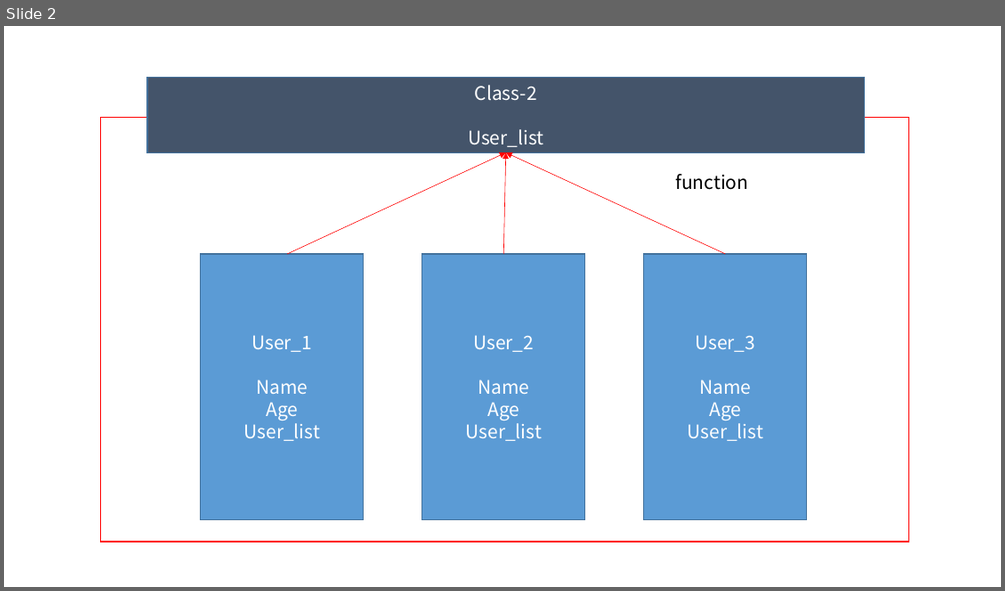
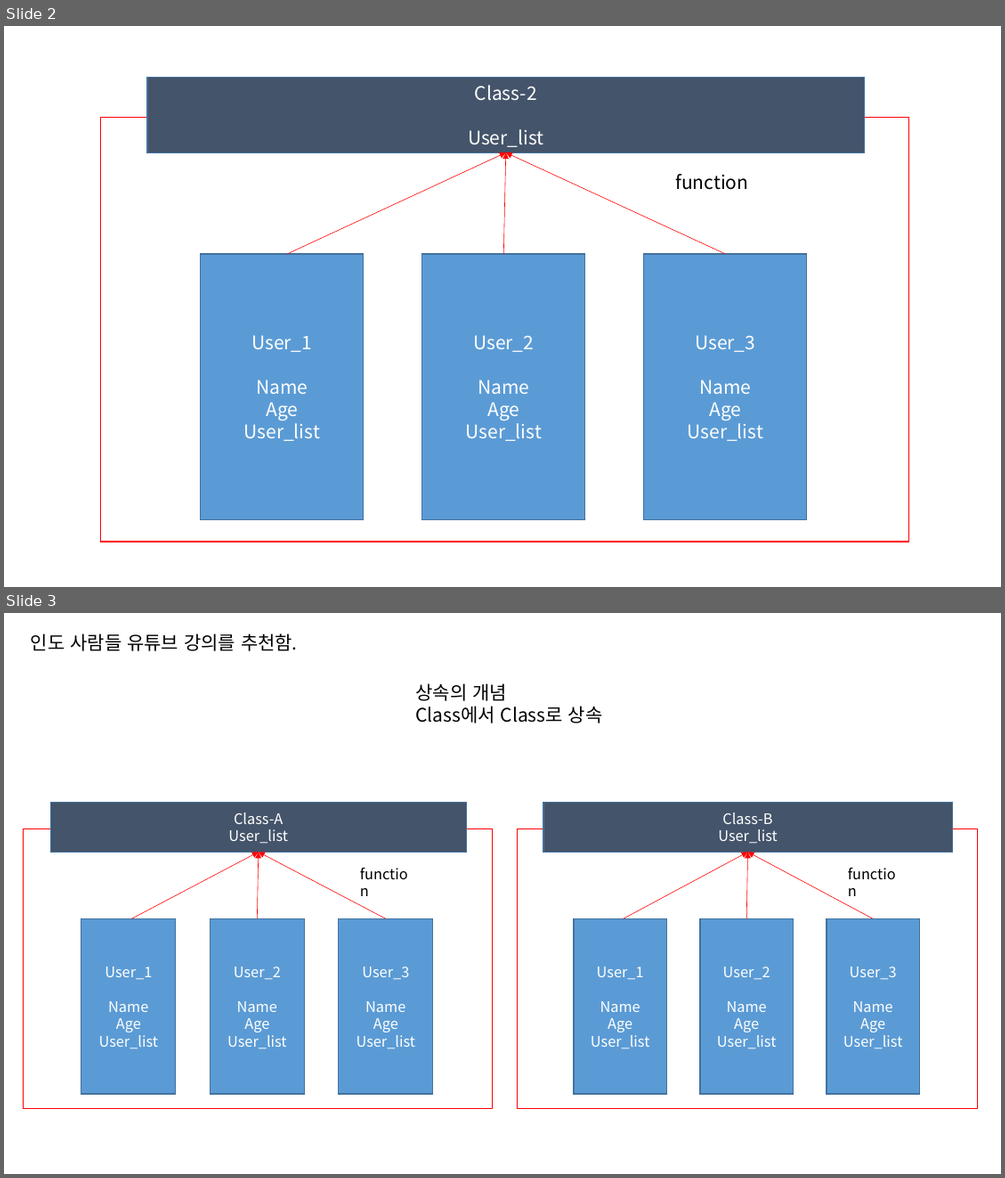
Before and after one commit to olA1ol/learning_data, a slide deck: 240127/class__.pptx. Shown one above the other, each under a label of ours: slide 2 before the commit, slides 2 and 3 after it. The pictures are 1005x591 and 1005x1178 pixels, drawn with LibreOffice and Linux fonts; fonts in the diff are those of the drawing. Boxes give left, top, right and bottom in pixels: in the first picture for what was removed or moved away, otherwise in the second. Text is boxed around its words. In the diff, an @@ line names an element or a change of style, - is before the commit and + after.

```diff
--- a/240127/class__.pptx
+++ b/240127/class__.pptx
@@ slide 3 added at (4,613,1001,1174), background #FFFFFF @@
@@ text added at (31,633,298,651), 18 pt, text #000000 @@
+인도 사람들 유튜브 강의를 추천함.
@@ text added at (415,683,603,723), 18 pt, text #000000 @@
+상속의 개념
+Class에서 Class로 상속
@@ group added at (24,803,493,1109): 5 rectangles, 3 arrows, 1 text @@
+Class-A
+User_list
+User_1
+Name
+Age
+User_list
+User_2
+Name
+Age
+User_list
+User_3
+Name
+Age
+User_list
+function
@@ group added at (517,803,978,1109): 5 rectangles, 3 arrows, 1 text @@
+Class-B
+User_list
+User_1
+Name
+Age
+User_list
+User_2
+Name
+Age
+User_list
+User_3
+Name
+Age
+User_list
+function
```
Also in this commit, not shown: 1 other file.
